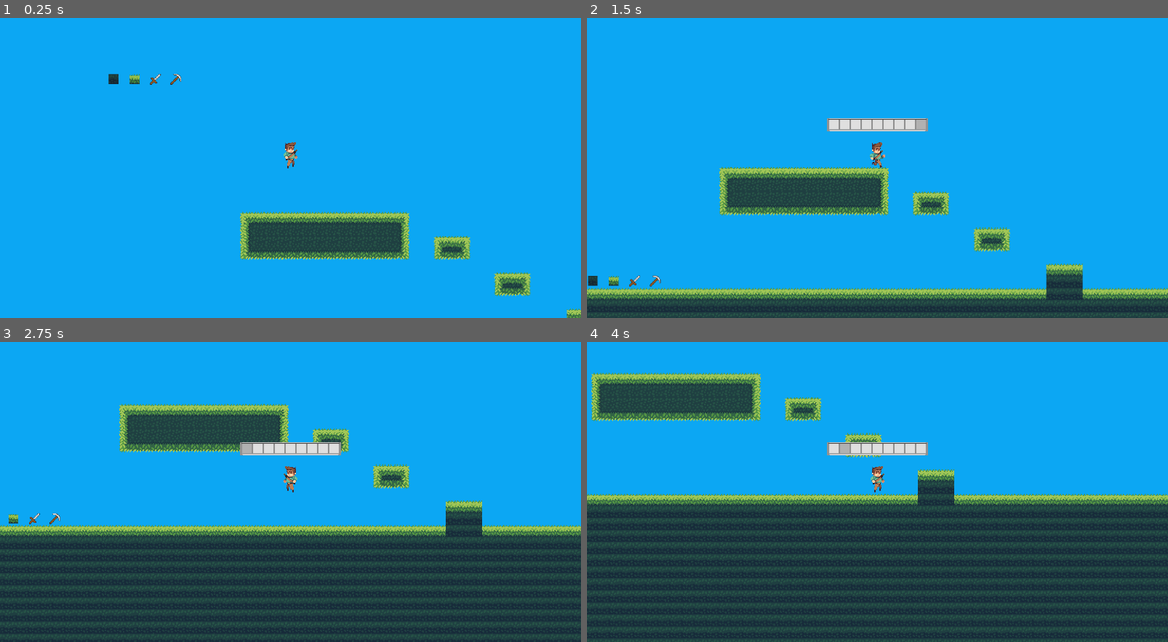
Above: before the commit, frames 1-4 (two rows, left to right).
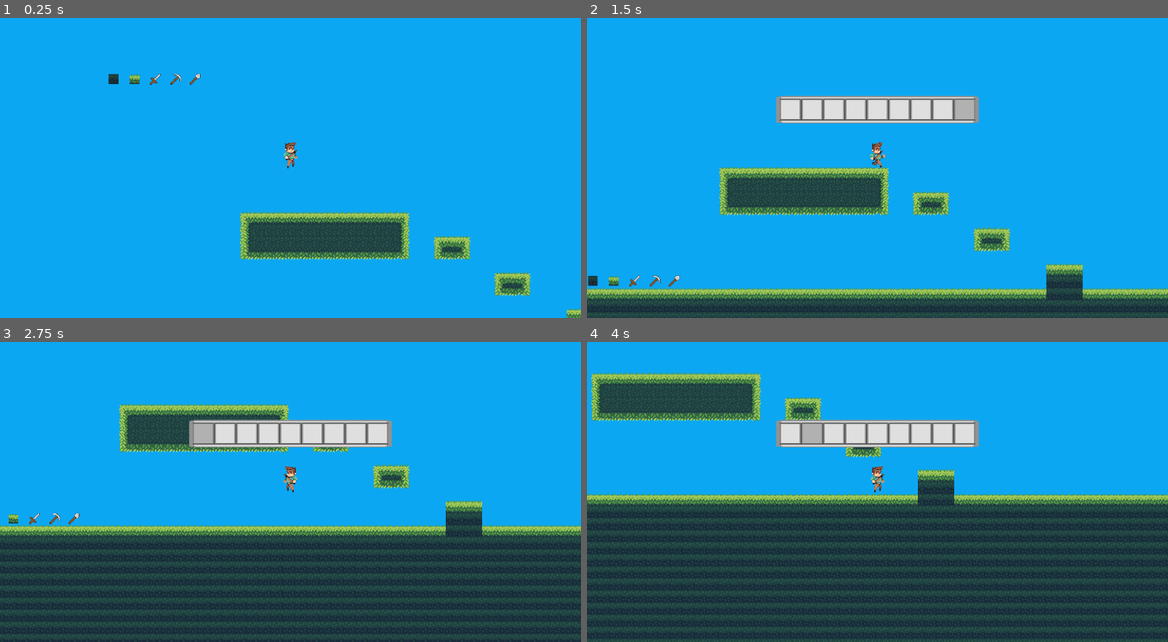
Above: after the commit, the same moments.

Repository: MysteryCoder456/Terons-Crusade
Game: Godot game, scene res://src/scenes/world.tscn
The game is run twice, just before and just after one commit, with the same random seed, the same clock (stepped at 60 frames per second) and the same inputs.
Inputs (mouse positions are in pixels of both pictures, inside the frame that each line leads up to):
- Up to frame 1 (0.25 s): no input
- Up to frame 2 (1.5 s): move the mouse to (1005, 138) at 0.52 s; hold D (move_right) from 0.53 s (still down); tap Mouse wheel down (hotbar_down) at 0.6 s; click (1005, 138) at 0.67 s; tap W (jump) at 0.77 s; tap Mouse wheel up (hotbar_up) at 0.8, 1.35 s; move the mouse to (761, 171) at 1.27 s; click (761, 171) at 1.42 s
- Up to frame 3 (2.75 s): tap W (jump) at 1.52 s; right-click (174, 495) at 1.55 s; move the mouse to (348, 408) at 2.02 s; release D (move_right) at 2.03 s; hold A (move_left) from 2.03 s (still down); hold 1 from 2.03 s (still down); right-click (348, 408) at 2.1 s; click (348, 408) at 2.17 s
- Up to frame 4 (4 s): move the mouse to (848, 543) at 2.77 s; release A (move_left) at 2.78 s; release 1 at 2.78 s; hold D (move_right) from 2.78 s (still down); tap 1 at 2.85 s; click (848, 543) at 2.92 s; tap W (jump) at 3.02, 3.77 s; tap 2 at 3.05 s; move the mouse to (1051, 528) at 3.52 s; hold 2 from 3.53 s (still down); click (1051, 528) at 3.67 s; tap 3 at 3.8 s

The runs differ from the first frame. In frame 1, less than 0.1% of the frame differs, in the area x 32-35%, y 18-23%; in frame 2, 3.6%, in the area x 14-68%, y 25-90%; in frame 3, 3.6%; in frame 4, 3.6%.

Commit message:
some bug fixes and new shovel item

Diff:
--- a/Terons-Crusade/data/item_data.json
+++ b/Terons-Crusade/data/item_data.json
@@ -8,6 +8,11 @@
         "category": "tool",
         "stack_size": 1,
         "tool_type": "pickaxe"
+    },
+    "Shovel": {
+        "category": "tool",
+        "stack_size": 1,
+        "tool_type": "shovel"
     },
     "Dirt Block": {
         "category": "block",
--- a/Terons-Crusade/src/actors/Player.tscn
+++ b/Terons-Crusade/src/actors/Player.tscn
@@ -33,7 +33,7 @@
 visible = false
 
 [node name="HotbarOverlay" parent="." instance=ExtResource( 4 )]
-position = Vector2( 0, -40 )
+position = Vector2( 0, -60 )
 
 [node name="ItemPickupDetector" type="Area2D" parent="."]
 collision_layer = 4
--- a/Terons-Crusade/src/scenes/world.gd
+++ b/Terons-Crusade/src/scenes/world.gd
@@ -23,6 +23,15 @@
 							if is_block_nearby(block_position):
 								$TileMap.set_cellv(block_position, block_id)
 
+								# Remove item from inventory
+								if Globals.player_hotbar[player.current_hotbar_selection][1] > 1:
+									Globals.player_hotbar[player.current_hotbar_selection][1] -= 1
+								else:
+									Globals.player_hotbar[player.current_hotbar_selection] = null
+
+								player.refresh_inventory(true)
+								player.sync_hotbar_overlay()
+
 			elif item_info["category"] == "tool":
 				if Input.is_action_just_pressed("break"):
 					var block_position = $TileMap.world_to_map(mouse_pos)
--- a/Terons-Crusade/src/scenes/world.tscn
+++ b/Terons-Crusade/src/scenes/world.tscn
@@ -28,8 +28,15 @@
 position = Vector2( -27.5776, 4.76837e-07 )
 speed = 4000.0
 item_name = "Grass Block"
+item_quantity = 5
 
 [node name="ItemDrop4" parent="." instance=ExtResource( 4 )]
 position = Vector2( -55.2848, 4.76837e-07 )
 speed = 4000.0
 item_name = "Dirt Block"
+item_quantity = 60
+
+[node name="ItemDrop5" parent="." instance=ExtResource( 4 )]
+position = Vector2( 52.4268, 0.0541325 )
+speed = 4000.0
+item_name = "Shovel"
--- a/Terons-Crusade/src/scripts/Player.gd
+++ b/Terons-Crusade/src/scripts/Player.gd
@@ -35,40 +35,41 @@
 
 	previous_hotbar_selection = current_hotbar_selection
 
-	# Hotbar Item Selection
-	if Input.is_action_just_pressed("hotbar_up"):
-		current_hotbar_selection -= 1
-	elif Input.is_action_just_pressed("hotbar_down"):
-		current_hotbar_selection += 1
+	if not inventory_open:
+		# Hotbar Item Selection
+		if Input.is_action_just_pressed("hotbar_up"):
+			current_hotbar_selection -= 1
+		elif Input.is_action_just_pressed("hotbar_down"):
+			current_hotbar_selection += 1
 
-	if current_hotbar_selection > 8:
-		current_hotbar_selection = 0
-	elif current_hotbar_selection < 0:
-		current_hotbar_selection = 8
+		if current_hotbar_selection > 8:
+			current_hotbar_selection = 0
+		elif current_hotbar_selection < 0:
+			current_hotbar_selection = 8
 
-	if Input.is_key_pressed(KEY_1):
-		current_hotbar_selection = 0
-	elif Input.is_key_pressed(KEY_2):
-		current_hotbar_selection = 1
-	elif Input.is_key_pressed(KEY_3):
-		current_hotbar_selection = 2
-	elif Input.is_key_pressed(KEY_4):
-		current_hotbar_selection = 3
-	elif Input.is_key_pressed(KEY_5):
-		current_hotbar_selection = 4
-	elif Input.is_key_pressed(KEY_6):
-		current_hotbar_selection = 5
-	elif Input.is_key_pressed(KEY_7):
-		current_hotbar_selection = 6
-	elif Input.is_key_pressed(KEY_8):
-		current_hotbar_selection = 7
-	elif Input.is_key_pressed(KEY_9):
-		current_hotbar_selection = 8
+		if Input.is_key_pressed(KEY_1):
+			current_hotbar_selection = 0
+		elif Input.is_key_pressed(KEY_2):
+			current_hotbar_selection = 1
+		elif Input.is_key_pressed(KEY_3):
+			current_hotbar_selection = 2
+		elif Input.is_key_pressed(KEY_4):
+			current_hotbar_selection = 3
+		elif Input.is_key_pressed(KEY_5):
+			current_hotbar_selection = 4
+		elif Input.is_key_pressed(KEY_6):
+			current_hotbar_selection = 5
+		elif Input.is_key_pressed(KEY_7):
+			current_hotbar_selection = 6
+		elif Input.is_key_pressed(KEY_8):
+			current_hotbar_selection = 7
+		elif Input.is_key_pressed(KEY_9):
+			current_hotbar_selection = 8
 
-	if current_hotbar_selection != previous_hotbar_selection:
-		get_node("HotbarOverlay/Hotbar/Slot" + String(current_hotbar_selection + 1)).select()
-		get_node("HotbarOverlay/Hotbar/Slot" + String(previous_hotbar_selection + 1)).deselect()
-		hotbar_timer = 0
+		if current_hotbar_selection != previous_hotbar_selection:
+			get_node("HotbarOverlay/Hotbar/Slot" + String(current_hotbar_selection + 1)).select()
+			get_node("HotbarOverlay/Hotbar/Slot" + String(previous_hotbar_selection + 1)).deselect()
+			hotbar_timer = 0
 
 	# Dropping items from hotbar
 	if Input.is_action_just_pressed("drop_item"):
--- a/Terons-Crusade/src/ui/HotbarOverlay.tscn
+++ b/Terons-Crusade/src/ui/HotbarOverlay.tscn
@@ -9,7 +9,7 @@
 region_rect = Rect2( 0, 0, 72, 72 )
 
 [node name="HotbarOverlay" type="Node2D"]
-scale = Vector2( 0.2, 0.2 )
+scale = Vector2( 0.4, 0.4 )
 z_index = 1
 
 [node name="Background" type="TextureRect" parent="."]
--- a/Terons-Crusade/src/ui/Inventory.tscn
+++ b/Terons-Crusade/src/ui/Inventory.tscn
@@ -57,6 +57,7 @@
 margin_right = 72.0
 margin_bottom = 72.0
 rect_min_size = Vector2( 72, 72 )
+mouse_default_cursor_shape = 2
 custom_styles/panel = SubResource( 1 )
 script = ExtResource( 3 )
 
@@ -65,6 +66,7 @@
 margin_right = 154.0
 margin_bottom = 72.0
 rect_min_size = Vector2( 72, 72 )
+mouse_default_cursor_shape = 2
 custom_styles/panel = SubResource( 1 )
 script = ExtResource( 3 )
 
@@ -73,6 +75,7 @@
 margin_right = 236.0
 margin_bottom = 72.0
 rect_min_size = Vector2( 72, 72 )
+mouse_default_cursor_shape = 2
 custom_styles/panel = SubResource( 1 )
 script = ExtResource( 3 )
 
@@ -81,6 +84,7 @@
 margin_right = 318.0
 margin_bottom = 72.0
 rect_min_size = Vector2( 72, 72 )
+mouse_default_cursor_shape = 2
 custom_styles/panel = SubResource( 1 )
 script = ExtResource( 3 )
 
@@ -89,6 +93,7 @@
 margin_right = 400.0
 margin_bottom = 72.0
 rect_min_size = Vector2( 72, 72 )
+mouse_default_cursor_shape = 2
 custom_styles/panel = SubResource( 1 )
 script = ExtResource( 3 )
 
@@ -97,6 +102,7 @@
 margin_right = 482.0
 margin_bottom = 72.0
 rect_min_size = Vector2( 72, 72 )
+mouse_default_cursor_shape = 2
 custom_styles/panel = SubResource( 1 )
 script = ExtResource( 3 )
 
@@ -105,6 +111,7 @@
 margin_right = 564.0
 margin_bottom = 72.0
 rect_min_size = Vector2( 72, 72 )
+mouse_default_cursor_shape = 2
 custom_styles/panel = SubResource( 1 )
 script = ExtResource( 3 )
 
@@ -113,6 +120,7 @@
 margin_right = 646.0
 margin_bottom = 72.0
 rect_min_size = Vector2( 72, 72 )
+mouse_default_cursor_shape = 2
 custom_styles/panel = SubResource( 1 )
 script = ExtResource( 3 )
 
@@ -121,6 +129,7 @@
 margin_right = 728.0
 margin_bottom = 72.0
 rect_min_size = Vector2( 72, 72 )
+mouse_default_cursor_shape = 2
 custom_styles/panel = SubResource( 1 )
 script = ExtResource( 3 )
 
@@ -129,6 +138,7 @@
 margin_right = 810.0
 margin_bottom = 72.0
 rect_min_size = Vector2( 72, 72 )
+mouse_default_cursor_shape = 2
 custom_styles/panel = SubResource( 1 )
 script = ExtResource( 3 )
 
@@ -137,6 +147,7 @@
 margin_right = 892.0
 margin_bottom = 72.0
 rect_min_size = Vector2( 72, 72 )
+mouse_default_cursor_shape = 2
 custom_styles/panel = SubResource( 1 )
 script = ExtResource( 3 )
 
@@ -145,6 +156,7 @@
 margin_right = 72.0
 margin_bottom = 154.0
 rect_min_size = Vector2( 72, 72 )
+mouse_default_cursor_shape = 2
 custom_styles/panel = SubResource( 1 )
 script = ExtResource( 3 )
 
@@ -154,6 +166,7 @@
 margin_right = 154.0
 margin_bottom = 154.0
 rect_min_size = Vector2( 72, 72 )
+mouse_default_cursor_shape = 2
 custom_styles/panel = SubResource( 1 )
 script = ExtResource( 3 )
 
@@ -163,6 +176,7 @@
 margin_right = 236.0
 margin_bottom = 154.0
 rect_min_size = Vector2( 72, 72 )
+mouse_default_cursor_shape = 2
 custom_styles/panel = SubResource( 1 )
 script = ExtResource( 3 )
 
@@ -172,6 +186,7 @@
 margin_right = 318.0
 margin_bottom = 154.0
 rect_min_size = Vector2( 72, 72 )
+mouse_default_cursor_shape = 2
 custom_styles/panel = SubResource( 1 )
 script = ExtResource( 3 )
 
@@ -181,6 +196,7 @@
 margin_right = 400.0
 margin_bottom = 154.0
 rect_min_size = Vector2( 72, 72 )
+mouse_default_cursor_shape = 2
 custom_styles/panel = SubResource( 1 )
 script = ExtResource( 3 )
 
@@ -190,6 +206,7 @@
 margin_right = 482.0
 margin_bottom = 154.0
 rect_min_size = Vector2( 72, 72 )
+mouse_default_cursor_shape = 2
 custom_styles/panel = SubResource( 1 )
 script = ExtResource( 3 )
 
@@ -199,6 +216,7 @@
 margin_right = 564.0
 margin_bottom = 154.0
 rect_min_size = Vector2( 72, 72 )
+mouse_default_cursor_shape = 2
 custom_styles/panel = SubResource( 1 )
 script = ExtResource( 3 )
 
@@ -208,6 +226,7 @@
 margin_right = 646.0
 margin_bottom = 154.0
 rect_min_size = Vector2( 72, 72 )
+mouse_default_cursor_shape = 2
 custom_styles/panel = SubResource( 1 )
 script = ExtResource( 3 )
 
@@ -217,6 +236,7 @@
 margin_right = 728.0
 margin_bottom = 154.0
 rect_min_size = Vector2( 72, 72 )
+mouse_default_cursor_shape = 2
 custom_styles/panel = SubResource( 1 )
 script = ExtResource( 3 )
 
@@ -226,6 +246,7 @@
 margin_right = 810.0
 margin_bottom = 154.0
 rect_min_size = Vector2( 72, 72 )
+mouse_default_cursor_shape = 2
 custom_styles/panel = SubResource( 1 )
 script = ExtResource( 3 )
 
@@ -235,6 +256,7 @@
 margin_right = 892.0
 margin_bottom = 154.0
 rect_min_size = Vector2( 72, 72 )
+mouse_default_cursor_shape = 2
 custom_styles/panel = SubResource( 1 )
 script = ExtResource( 3 )
 
@@ -243,6 +265,7 @@
 margin_right = 72.0
 margin_bottom = 236.0
 rect_min_size = Vector2( 72, 72 )
+mouse_default_cursor_shape = 2
 custom_styles/panel = SubResource( 1 )
 script = ExtResource( 3 )
 
@@ -252,6 +275,7 @@
 margin_right = 154.0
 margin_bottom = 236.0
 rect_min_size = Vector2( 72, 72 )
+mouse_default_cursor_shape = 2
 custom_styles/panel = SubResource( 1 )
 script = ExtResource( 3 )
 
@@ -261,6 +285,7 @@
 margin_right = 236.0
 margin_bottom = 236.0
 rect_min_size = Vector2( 72, 72 )
+mouse_default_cursor_shape = 2
 custom_styles/panel = SubResource( 1 )
 script = ExtResource( 3 )
 
@@ -270,6 +295,7 @@
 margin_right = 318.0
 margin_bottom = 236.0
 rect_min_size = Vector2( 72, 72 )
+mouse_default_cursor_shape = 2
 custom_styles/panel = SubResource( 1 )
 script = ExtResource( 3 )
 
@@ -279,6 +305,7 @@
 margin_right = 400.0
 margin_bottom = 236.0
 rect_min_size = Vector2( 72, 72 )
+mouse_default_cursor_shape = 2
 custom_styles/panel = SubResource( 1 )
 script = ExtResource( 3 )
 
@@ -288,6 +315,7 @@
 margin_right = 482.0
 margin_bottom = 236.0
 rect_min_size = Vector2( 72, 72 )
+mouse_default_cursor_shape = 2
 custom_styles/panel = SubResource( 1 )
 script = ExtResource( 3 )
 
@@ -297,6 +325,7 @@
 margin_right = 564.0
 margin_bottom = 236.0
 rect_min_size = Vector2( 72, 72 )
+mouse_default_cursor_shape = 2
 custom_styles/panel = SubResource( 1 )
 script = ExtResource( 3 )
 
@@ -306,6 +335,7 @@
 margin_right = 646.0
 margin_bottom = 236.0
 rect_min_size = Vector2( 72, 72 )
+mouse_default_cursor_shape = 2
 custom_styles/panel = SubResource( 1 )
 script = ExtResource( 3 )
 
@@ -315,6 +345,7 @@
 margin_right = 728.0
 margin_bottom = 236.0
 rect_min_size = Vector2( 72, 72 )
+mouse_default_cursor_shape = 2
 custom_styles/panel = SubResource( 1 )
 script = ExtResource( 3 )
 
@@ -324,6 +355,7 @@
 margin_right = 810.0
 margin_bottom = 236.0
 rect_min_size = Vector2( 72, 72 )
+mouse_default_cursor_shape = 2
 custom_styles/panel = SubResource( 1 )
 script = ExtResource( 3 )
 
@@ -333,6 +365,7 @@
 margin_right = 892.0
 margin_bottom = 236.0
 rect_min_size = Vector2( 72, 72 )
+mouse_default_cursor_shape = 2
 custom_styles/panel = SubResource( 1 )
 script = ExtResource( 3 )
 
@@ -357,6 +390,7 @@
 margin_right = 72.0
 margin_bottom = 72.0
 rect_min_size = Vector2( 72, 72 )
+mouse_default_cursor_shape = 2
 custom_styles/panel = SubResource( 2 )
 script = ExtResource( 3 )
 
@@ -365,6 +399,7 @@
 margin_right = 154.0
 margin_bottom = 72.0
 rect_min_size = Vector2( 72, 72 )
+mouse_default_cursor_shape = 2
 custom_styles/panel = SubResource( 2 )
 script = ExtResource( 3 )
 
@@ -373,6 +408,7 @@
 margin_right = 236.0
 margin_bottom = 72.0
 rect_min_size = Vector2( 72, 72 )
+mouse_default_cursor_shape = 2
 custom_styles/panel = SubResource( 2 )
 script = ExtResource( 3 )
 
@@ -381,6 +417,7 @@
 margin_right = 318.0
 margin_bottom = 72.0
 rect_min_size = Vector2( 72, 72 )
+mouse_default_cursor_shape = 2
 custom_styles/panel = SubResource( 2 )
 script = ExtResource( 3 )
 
@@ -389,6 +426,7 @@
 margin_right = 400.0
 margin_bottom = 72.0
 rect_min_size = Vector2( 72, 72 )
+mouse_default_cursor_shape = 2
 custom_styles/panel = SubResource( 2 )
 script = ExtResource( 3 )
 
@@ -397,6 +435,7 @@
 margin_right = 482.0
 margin_bottom = 72.0
 rect_min_size = Vector2( 72, 72 )
+mouse_default_cursor_shape = 2
 custom_styles/panel = SubResource( 2 )
 script = ExtResource( 3 )
 
@@ -405,6 +444,7 @@
 margin_right = 564.0
 margin_bottom = 72.0
 rect_min_size = Vector2( 72, 72 )
+mouse_default_cursor_shape = 2
 custom_styles/panel = SubResource( 2 )
 script = ExtResource( 3 )
 
@@ -413,6 +453,7 @@
 margin_right = 646.0
 margin_bottom = 72.0
 rect_min_size = Vector2( 72, 72 )
+mouse_default_cursor_shape = 2
 custom_styles/panel = SubResource( 2 )
 script = ExtResource( 3 )
 
@@ -421,5 +462,6 @@
 margin_right = 728.0
 margin_bottom = 72.0
 rect_min_size = Vector2( 72, 72 )
-custom_styles/panel = SubResource( 2 )
-script = ExtResource( 3 )
+mouse_default_cursor_shape = 2
+custom_styles/panel = SubResource( 2 )
+script = ExtResource( 3 )
--- a/Terons-Crusade/src/ui/Item.tscn
+++ b/Terons-Crusade/src/ui/Item.tscn
@@ -20,15 +20,17 @@
 }
 
 [node name="Label" type="Label" parent="."]
-margin_left = 50.0
-margin_top = 50.0
-margin_right = 66.0
-margin_bottom = 64.0
-grow_horizontal = 2
-rect_min_size = Vector2( 16, 14 )
+margin_left = 55.0
+margin_top = 57.0
+margin_right = 65.0
+margin_bottom = 71.0
+grow_horizontal = 0
+grow_vertical = 0
+rect_min_size = Vector2( 10, 14 )
 rect_scale = Vector2( 1.5, 1.5 )
-custom_colors/font_color = Color( 0, 0, 0, 1 )
-text = "64"
+custom_colors/font_color = Color( 1, 1, 1, 1 )
+custom_colors/font_color_shadow = Color( 0, 0, 0, 1 )
+text = "1"
 __meta__ = {
 "_edit_use_anchors_": false
 }
Binary file changed: Terons-Crusade/assets/items/Pickaxe/Pickaxe.png
Binary file added: Terons-Crusade/assets/items/Shovel/Shovel.png
Not shown, added: Terons-Crusade/assets/items/Shovel/Shovel.png.import
Not shown, changed: Terons-Crusade/assets/items/Pickaxe/Pickaxe.xcf
Not shown, added: Terons-Crusade/assets/items/Shovel/Shovel.xcf
